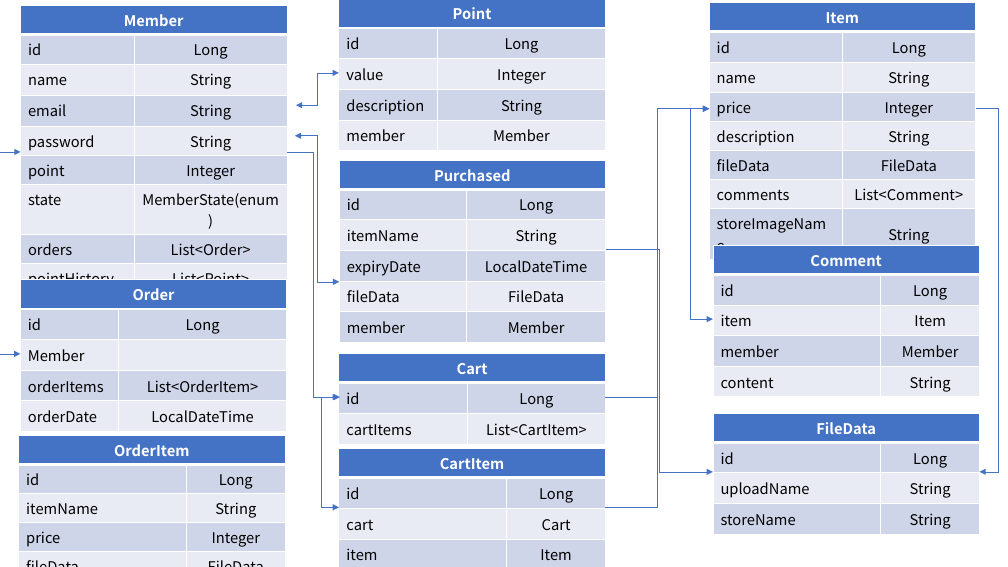
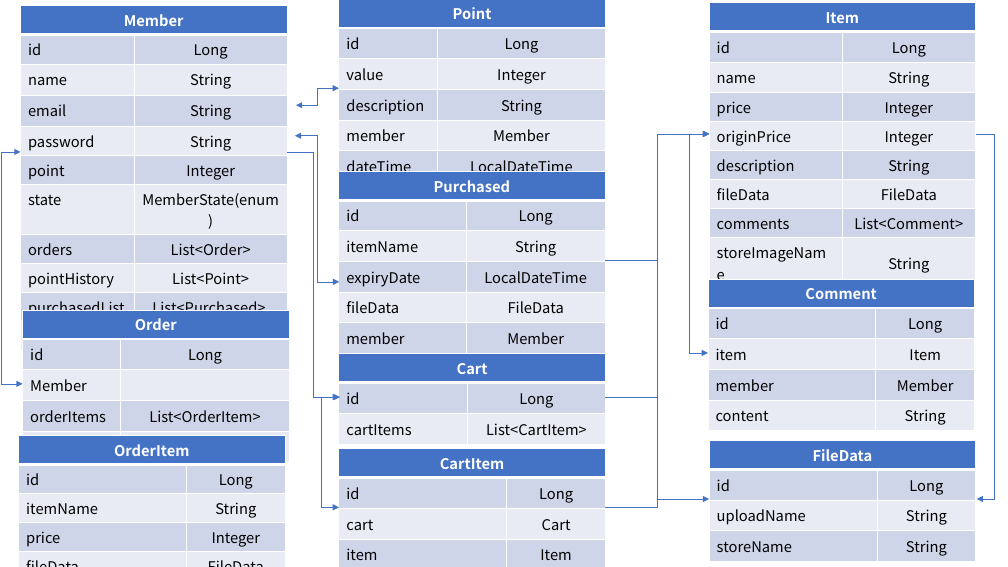
Before and after one commit to redcarrot1/Toyproject4, a slide deck: slide 1 of 설계.pptx. Drawn at 1008x567 pixels with LibreOffice and Linux fonts; fonts in the diff are those of the drawing. Boxes give left, top, right and bottom in pixels: in the first picture for what was removed or moved away, otherwise in the second. Text is boxed around its words. In the diff, an @@ line names an element or a change of style, - is before the commit and + after.

```diff
--- a/설계.pptx
+++ b/설계.pptx
@@ table at <box>339,0,606,180</box> @@
+row 6: dateTime | LocalDateTime
@@ table at <box>709,2,976,277</box> @@
+row 5: originPrice | Integer
+row 10:  | 
@@ elbow double arrow moved from (296, 105) - (339, 73) to (296, 105) - (339, 88) @@
@@ elbow arrow moved from (606, 507) - (709, 109) to (606, 507) - (709, 134) @@
@@ elbow arrow moved from (606, 397) - (709, 109) to (606, 397) - (709, 134) @@
@@ elbow double arrow moved from (709, 109) - (713, 319) to (709, 134) - (708, 353) @@
@@ elbow arrow moved from (976, 109) - (980, 472) to (976, 134) - (977, 499) @@
@@ elbow double arrow moved from (20, 152) - (20, 354) to (20, 152) - (23, 384) @@
@@ table: place and size @@
-table at <box>340,160,606,339</box>
+table at <box>339,171,606,349</box>
@@ elbow arrow moved from (606, 250) - (713, 472) to (606, 260) - (709, 499) @@
@@ table: place and size @@
-table at <box>713,245,979,396</box>
+table at <box>708,279,974,429</box>
@@ table: place and size @@
-table at <box>20,280,287,428</box>
+table at <box>23,310,290,460</box>
@@ table: place and size @@
-table at <box>713,414,979,533</box>
+table at <box>709,440,975,560</box>
```
Also in this commit, not shown: 1 other slide changed, 1 slide added, 17 other files.
